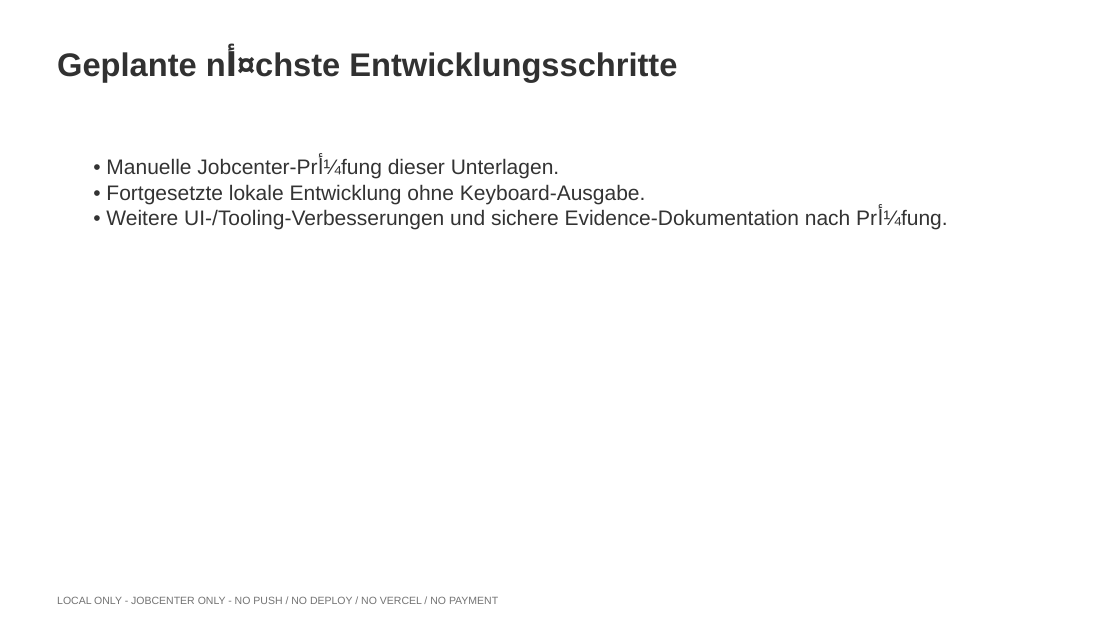
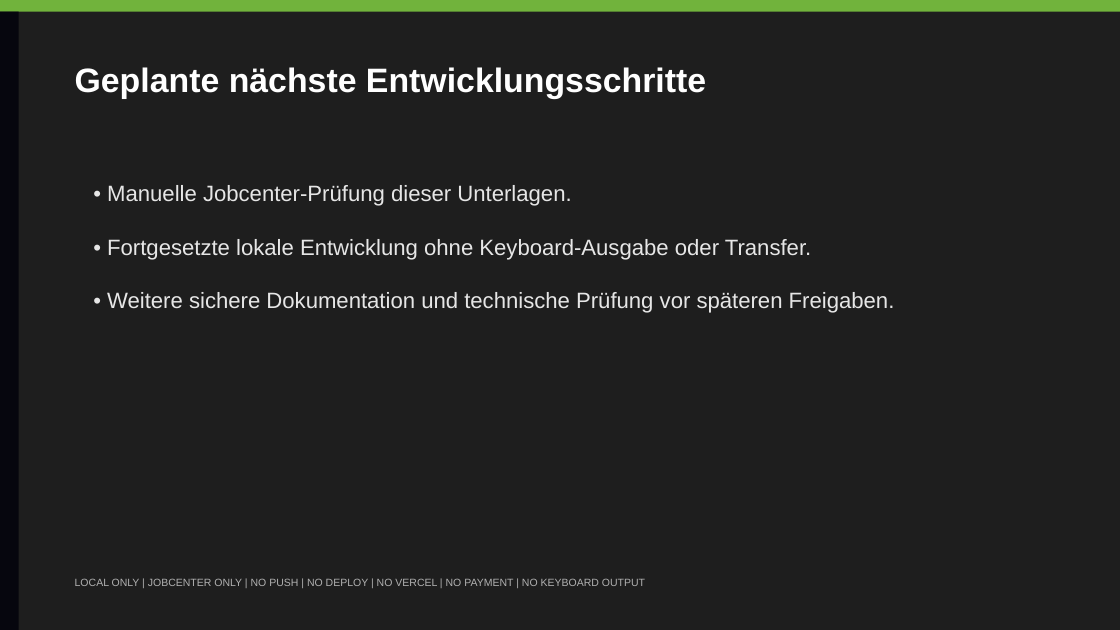
Before and after one commit to Sari-raslan/universal-arranger-os, a slide deck: slide 6 of uaos-ai-factory/jobcenter-send-ready/UAOS_JOBCENTER_PRESENTATION_2026-07-01_DE.pptx. Drawn at 1120x630 pixels with LibreOffice and Linux fonts; fonts in the diff are those of the drawing. Boxes give left, top, right and bottom in pixels: in the first picture for what was removed or moved away, otherwise in the second. Text is boxed around its words. In the diff, an @@ line names an element or a change of style, - is before the commit and + after.

Commit message:
Rebuild Jobcenter PowerPoint visually with PowerPoint COM

```diff
--- a/uaos-ai-factory/jobcenter-send-ready/UAOS_JOBCENTER_PRESENTATION_2026-07-01_DE.pptx
+++ b/uaos-ai-factory/jobcenter-send-ready/UAOS_JOBCENTER_PRESENTATION_2026-07-01_DE.pptx
@@ background #FFFFFF to #1E1E1E @@
@@ rectangle added at [0, 0, 1120, 12], fill #71B33C @@
@@ rectangle added at [0, 12, 18, 630], fill #06060E @@
@@ text at [75, 67, 706, 99]: text changed; size 28 to 29 pt; text colour #313131 to #FFFFFF @@
-Geplante nأ¤chste Entwicklungsschritte
+Geplante nächste Entwicklungsschritte
@@ text at [107, 185, 895, 313]: text changed; size 18 to 19 pt; text colour #333333 to #E6E6E6 @@
-• Manuelle Jobcenter-Prأ¼fung dieser Unterlagen.
-• Fortgesetzte lokale Entwicklung ohne Keyboard-Ausgabe.
-• Weitere UI-/Tooling-Verbesserungen und sichere Evidence-Dokumentation nach Prأ¼fung.
+• Manuelle Jobcenter-Prüfung dieser Unterlagen.
+• Fortgesetzte lokale Entwicklung ohne Keyboard-Ausgabe oder Transfer.
+• Weitere sichere Dokumentation und technische Prüfung vor späteren Freigaben.
@@ text at [75, 578, 645, 586]: text changed; text colour #737373 to #B0B0B0 @@
-LOCAL ONLY - JOBCENTER ONLY - NO PUSH / NO DEPLOY / NO VERCEL / NO PAYMENT
+LOCAL ONLY | JOBCENTER ONLY | NO PUSH | NO DEPLOY | NO VERCEL | NO PAYMENT | NO KEYBOARD OUTPUT
```
Also in this commit, not shown: 6 other slides changed, 3 slides added, 3 slides removed, 24 other files.
